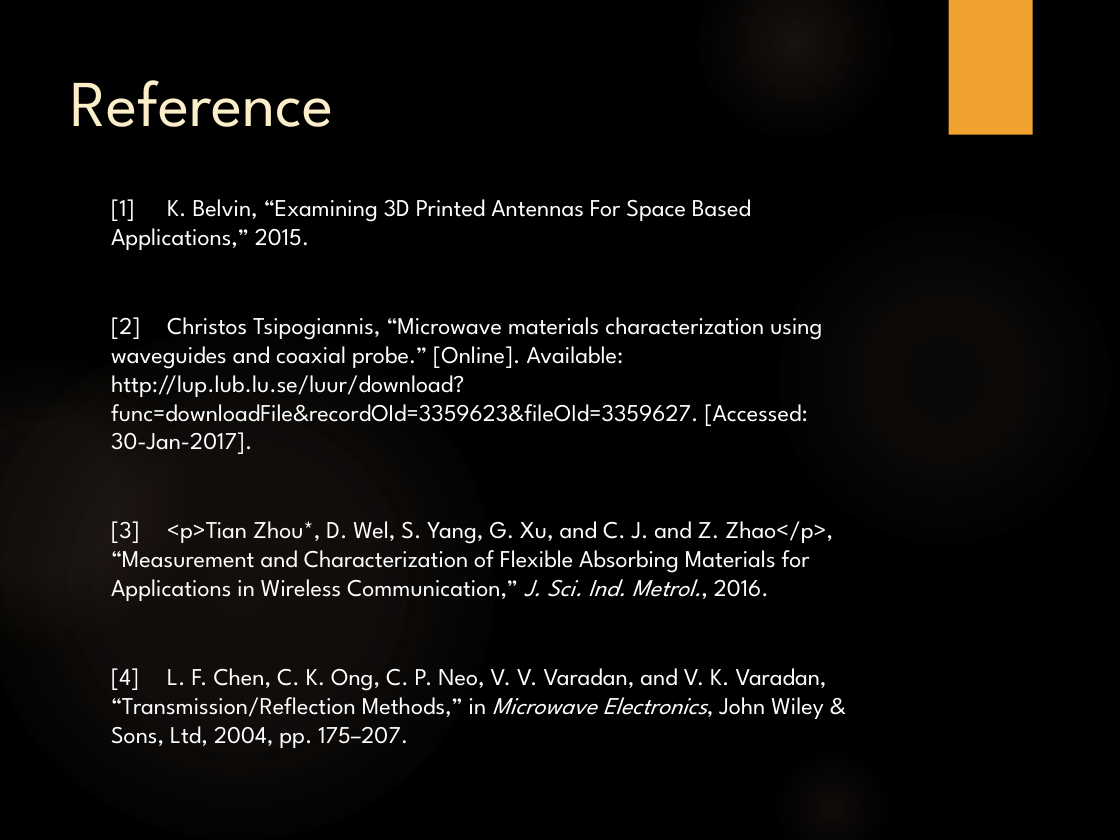
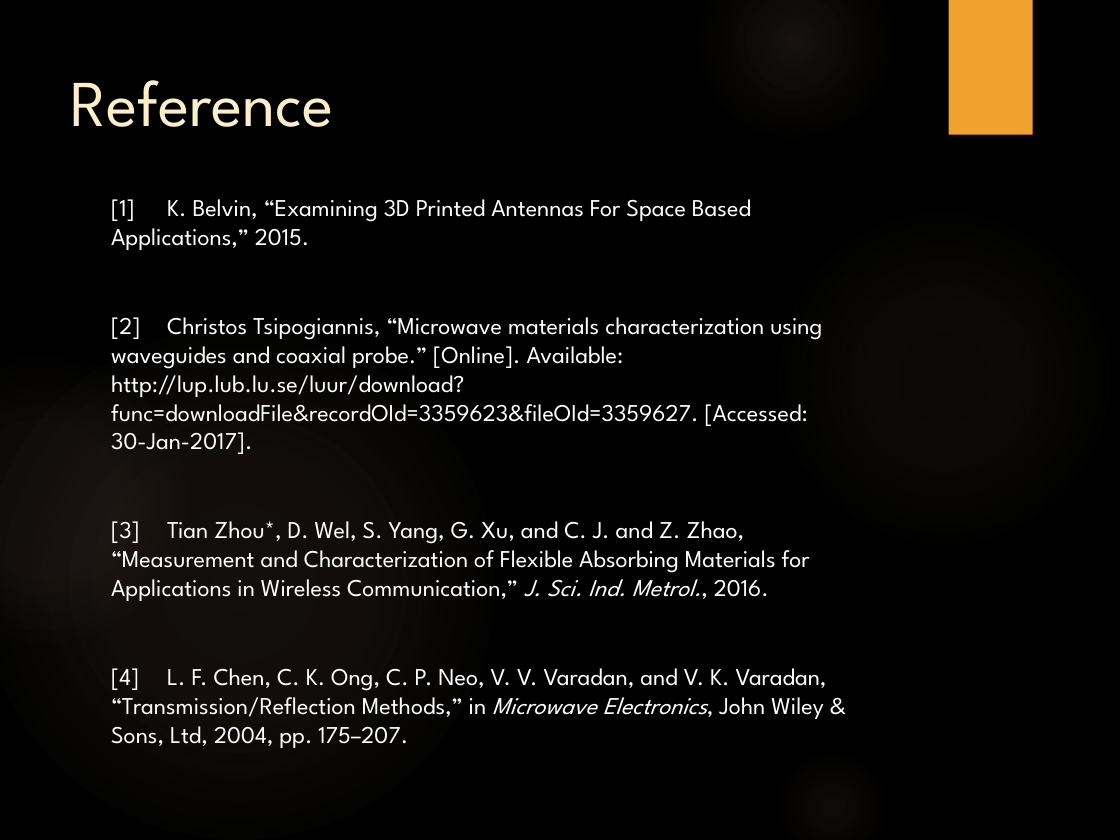
Before and after one commit to trankhiemha/ECE412-413-Capstone-Project-N3, a slide deck: slide 16 of Capstone project proposal presentation.pptx (slide 15 before the commit). Drawn at 1120x840 pixels with LibreOffice and Linux fonts; fonts in the diff are those of the drawing; background and template pictures are left out. Boxes give left, top, right and bottom in pixels: in the first picture for what was removed or moved away, otherwise in the second. Text is boxed around its words. In the diff, an @@ line names an element or a change of style, - is before the commit and + after.

```diff
--- a/Capstone project proposal presentation.pptx
+++ b/Capstone project proposal presentation.pptx
@@ text at (111,521,810,601): text changed @@
-[3] <p>Tian Zhou*, D. Wel, S. Yang, G. Xu, and C. J. and Z. Zhao</p>, “Measurement and Characterization of Flexible Absorbing Materials for Applications in Wireless Communication,” J. Sci. Ind. Metrol., 2016.
+[3] Tian Zhou*, D. Wel, S. Yang, G. Xu, and C. J. and Z. Zhao, “Measurement and Characterization of Flexible Absorbing Materials for Applications in Wireless Communication,” J. Sci. Ind. Metrol., 2016.
```
Also in this commit, not shown: 11 other slides changed, 2 slides added, 1 slide removed.
